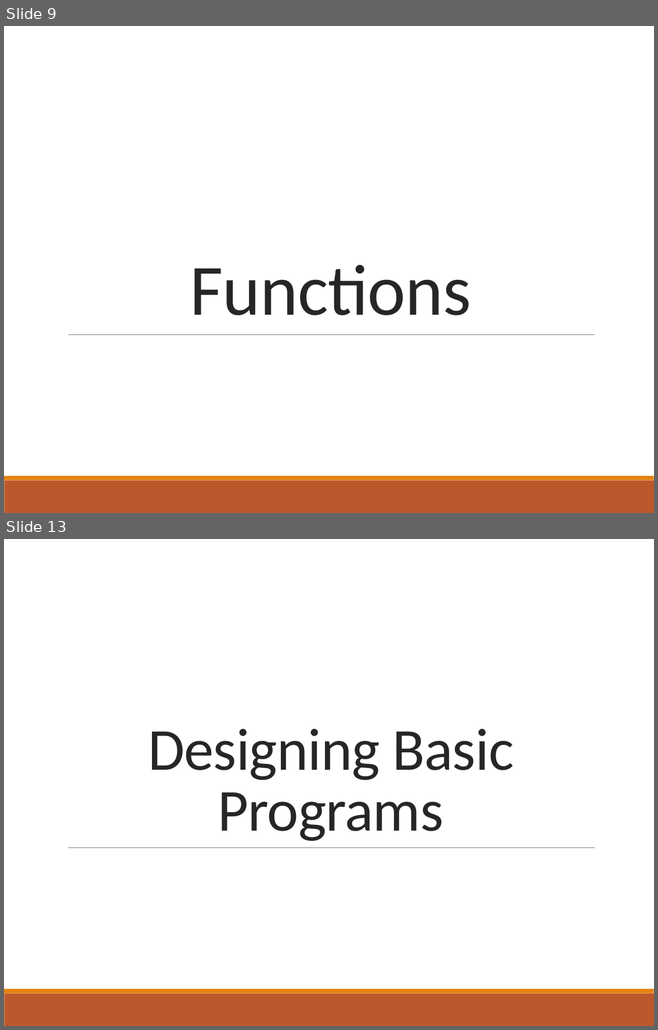
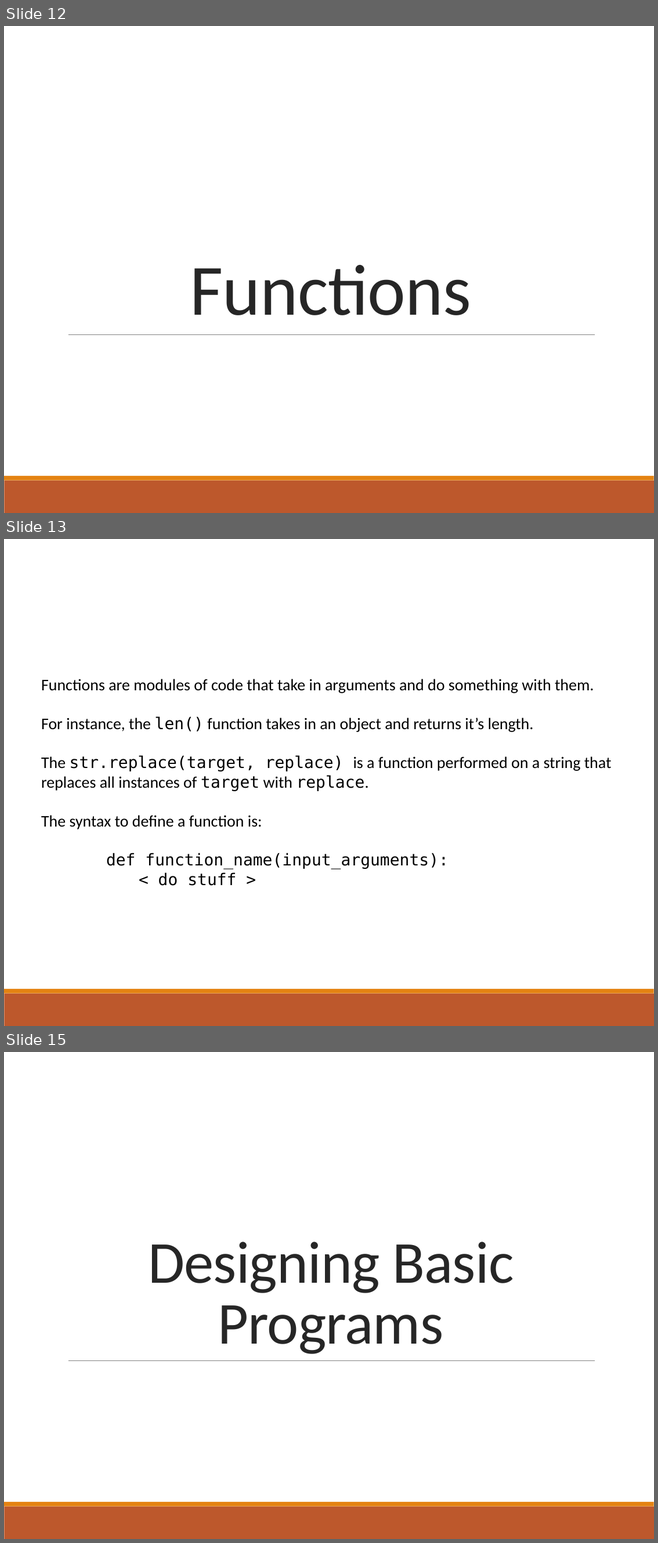
Before and after one commit to pommevilla/bcb.advanced.python.2018, a slide deck: 2018_Advanced_Python.pptx. Shown one above the other, each under a label of ours: slides 9 and 13 before the commit, slides 12, 13 and 15 after it; the slides between them are not shown. The pictures are 658x1030 and 658x1543 pixels, drawn with LibreOffice and Linux fonts; fonts in the diff are those of the drawing. Boxes give left, top, right and bottom in pixels: in the first picture for what was removed or moved away, otherwise in the second. Text is boxed around its words. In the diff, an @@ line names an element or a change of style, - is before the commit and + after.

```diff
--- a/2018_Advanced_Python.pptx
+++ b/2018_Advanced_Python.pptx
@@ slide 13 added at <box>4,539,654,1026</box>, background #FFFFFF; not listed: 2 template elements that a slide beside it also shows @@
@@ text added at <box>41,679,611,886</box>, 18 pt, text #000000 @@
+Functions are modules of code that take in arguments and do something with them.
+For instance, the len() function takes in an object and returns it’s length.
+The str.replace(target, replace) is a function performed on a string that replaces all instances of target with replace.
+The syntax to define a function is:
+def function_name(input_arguments):
+< do stuff >
@@ what was slide 9 is now slide 12 @@
@@ what was slide 13 is now slide 15 @@
```
Also in this commit, not shown: 4 slides changed, 6 other slides added, 5 slides removed, 9 other files.
